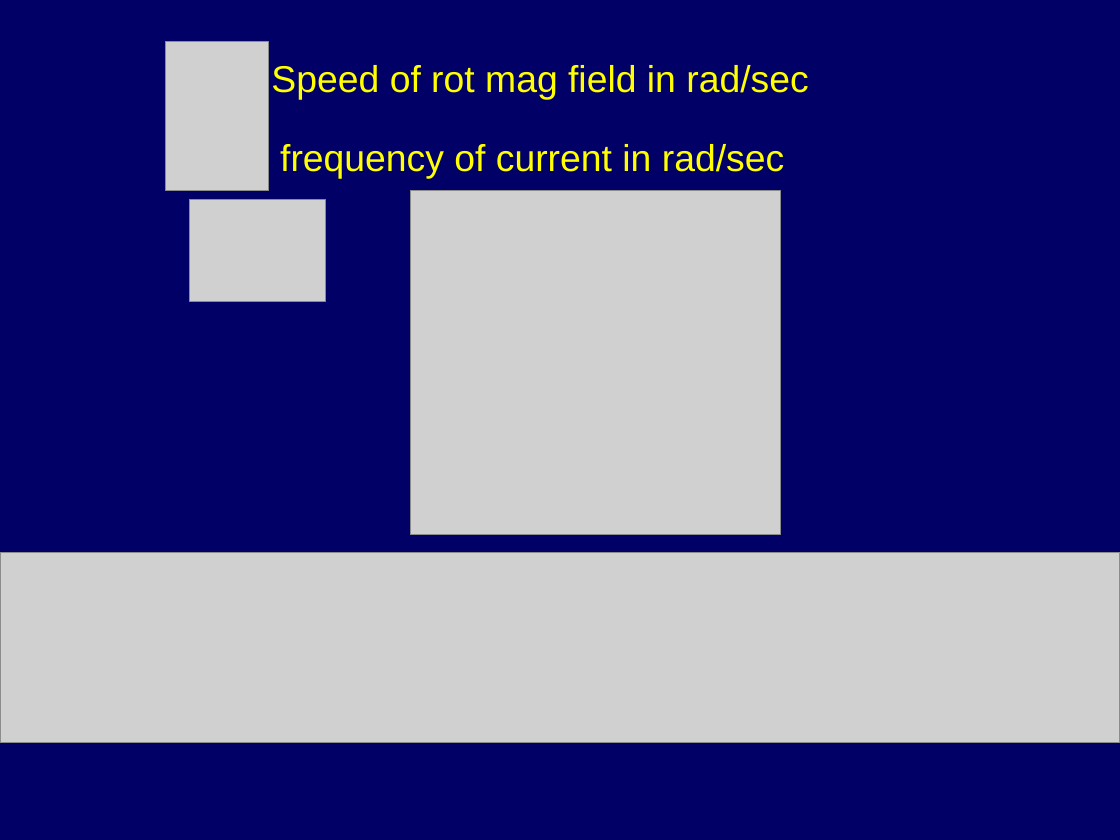
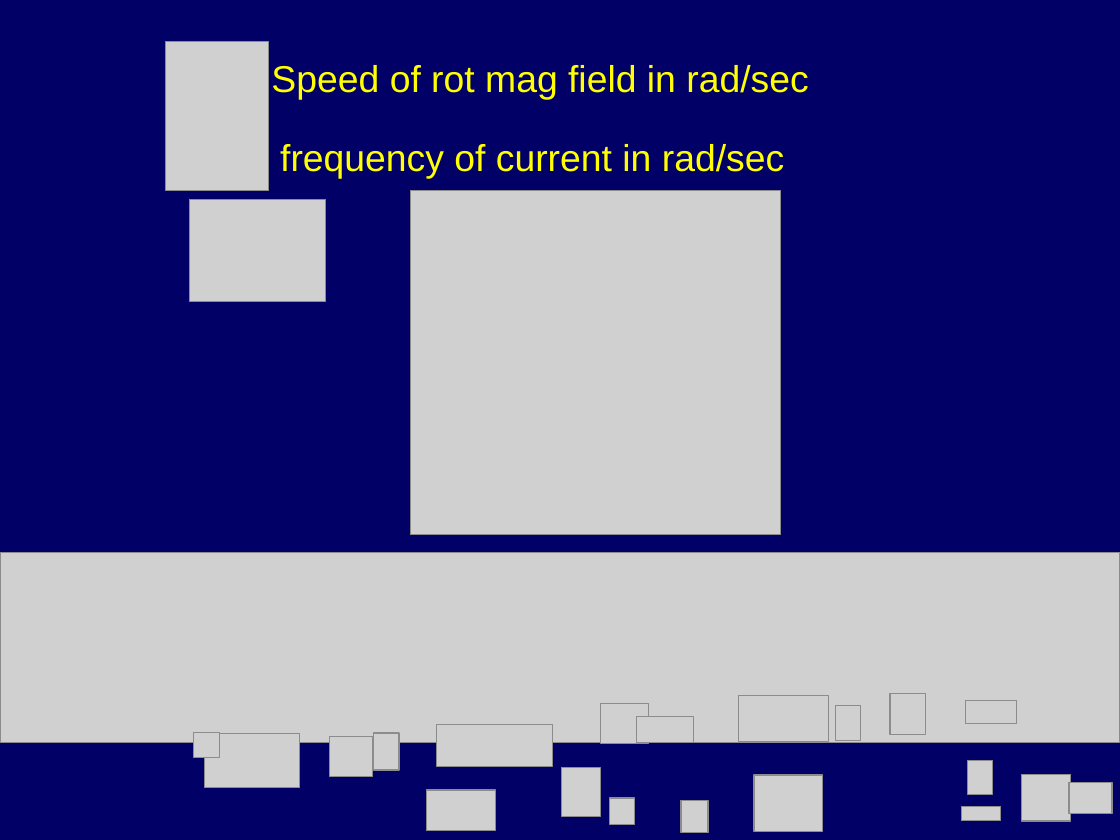
Before and after one commit to chiraggarg95/EE238-PE2, a slide deck: slide 14 of annotated/Lecture-5.ppt (slide 13 before the commit). Drawn at 1120x840 pixels with LibreOffice and Linux fonts; fonts in the diff are those of the drawing; grey boxes stand for pictures; background and template pictures are left out. Boxes give left, top, right and bottom in pixels: in the first picture for what was removed or moved away, otherwise in the second. Text is boxed around its words. In the diff, an @@ line names an element or a change of style, - is before the commit and + after.

```diff
--- a/annotated/Lecture-5.ppt
+++ b/annotated/Lecture-5.ppt
@@ picture added at (600,703,648,744) @@
@@ picture added at (636,717,693,743) @@
@@ picture added at (739,696,829,741) @@
@@ picture added at (836,706,861,740) @@
@@ picture added at (890,694,926,735) @@
@@ picture added at (965,700,1017,724) @@
@@ picture added at (194,732,220,757) @@
@@ picture added at (204,734,299,787) @@
@@ picture added at (330,737,373,777) @@
@@ picture added at (373,734,399,771) @@
@@ picture added at (437,725,552,767) @@
@@ picture added at (562,768,600,818) @@
@@ picture added at (754,775,822,832) @@
@@ picture added at (427,790,495,830) @@
@@ picture added at (610,797,635,823) @@
@@ picture added at (681,800,708,832) @@
@@ group added at (961,760,1111,821): 4 pictures @@
```
Also in this commit, not shown: 3 other slides changed, 2 slides added, 1 slide removed, 3 other files.
